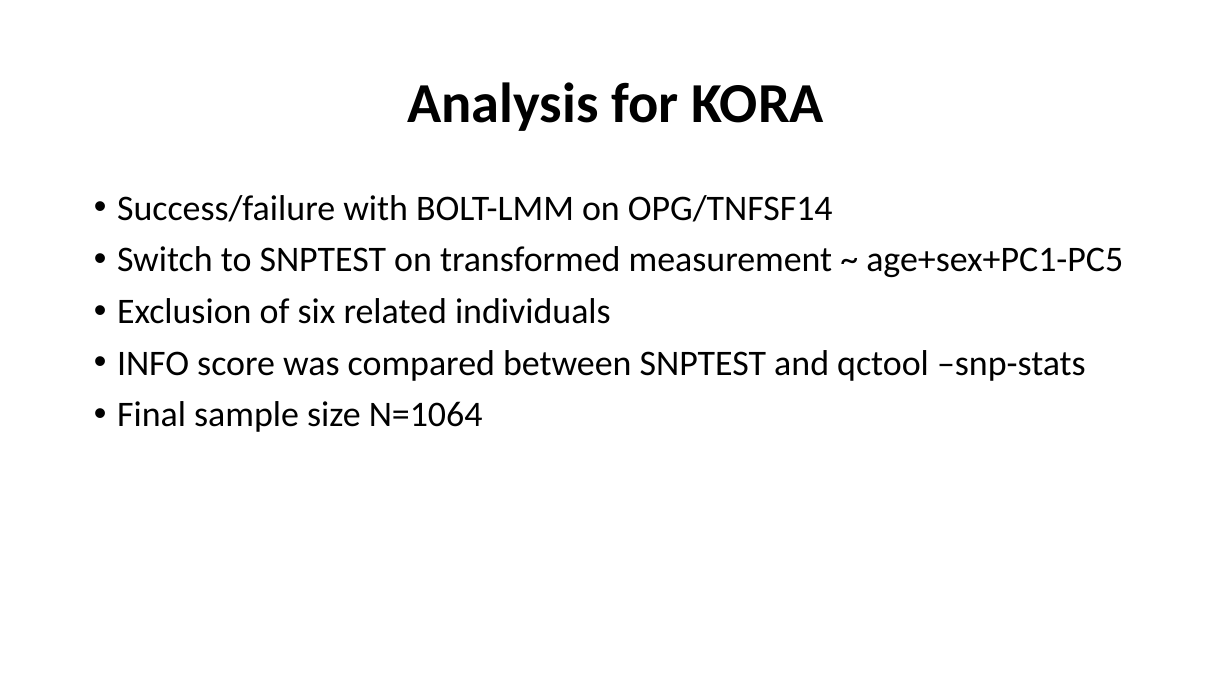
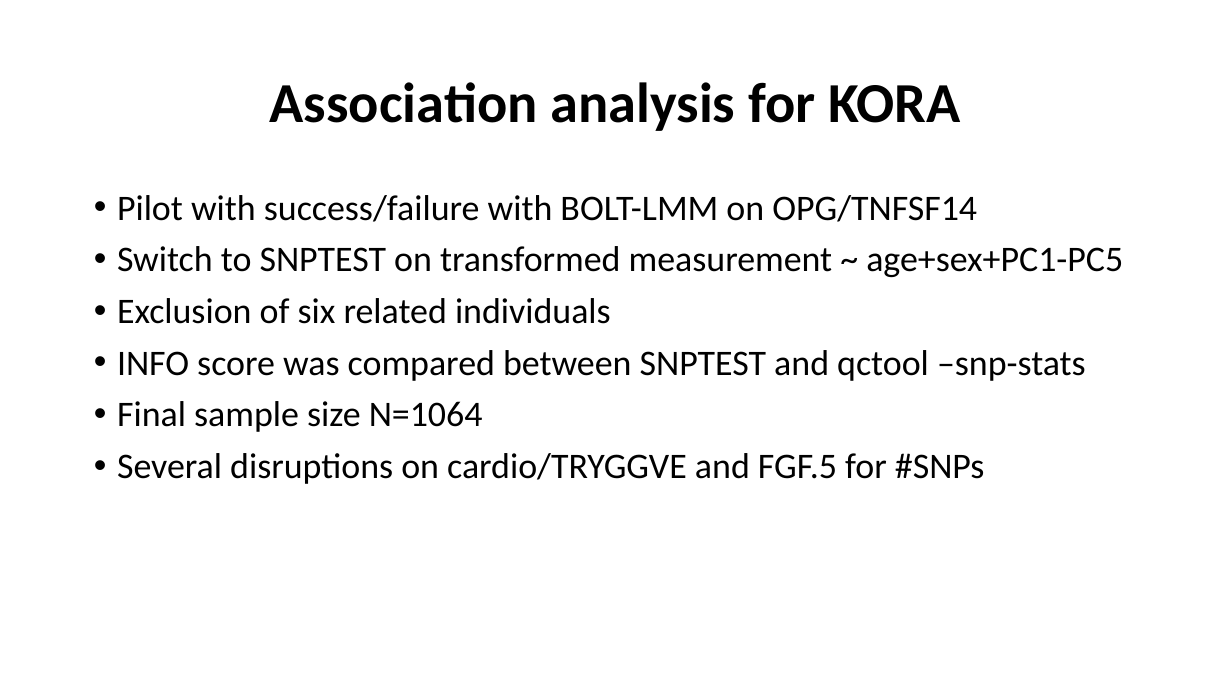
Before and after one commit to jinghuazhao/INF, a slide deck: slide 3 of doc/SCALLOP_INF1-120419.pptx. Drawn at 1232x693 pixels with LibreOffice and Linux fonts; fonts in the diff are those of the drawing. Boxes give left, top, right and bottom in pixels: in the first picture for what was removed or moved away, otherwise in the second. Text is boxed around its words. In the diff, an @@ line names an element or a change of style, - is before the commit and + after.

```diff
--- a/doc/SCALLOP_INF1-120419.pptx
+++ b/doc/SCALLOP_INF1-120419.pptx
@@ title at [270, 82, 961, 131]: text changed @@
-Analysis for KORA
+Association analysis for KORA
@@ text at [117, 195, 977, 222]: text changed @@
-• Success/failure with BOLT-LMM on OPG/TNFSF14
+• Pilot with success/failure with BOLT-LMM on OPG/TNFSF14
@@ text at [117, 453, 985, 484]: paragraph added @@
+• Several disruptions on cardio/TRYGGVE and FGF.5 for #SNPs
```
Also in this commit, not shown: 7 other slides changed.
